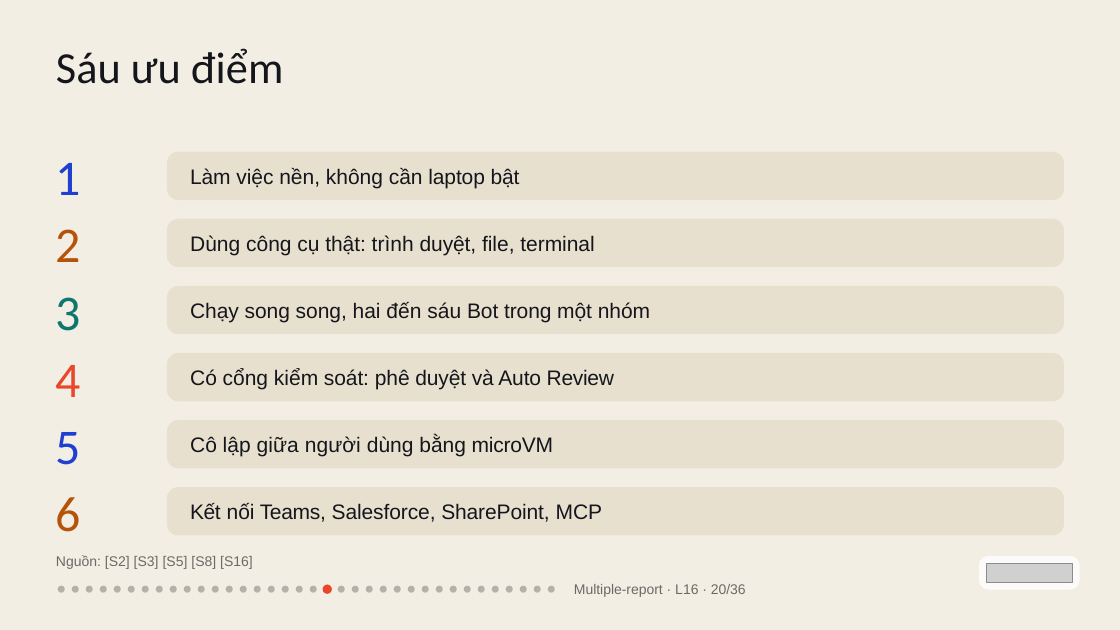
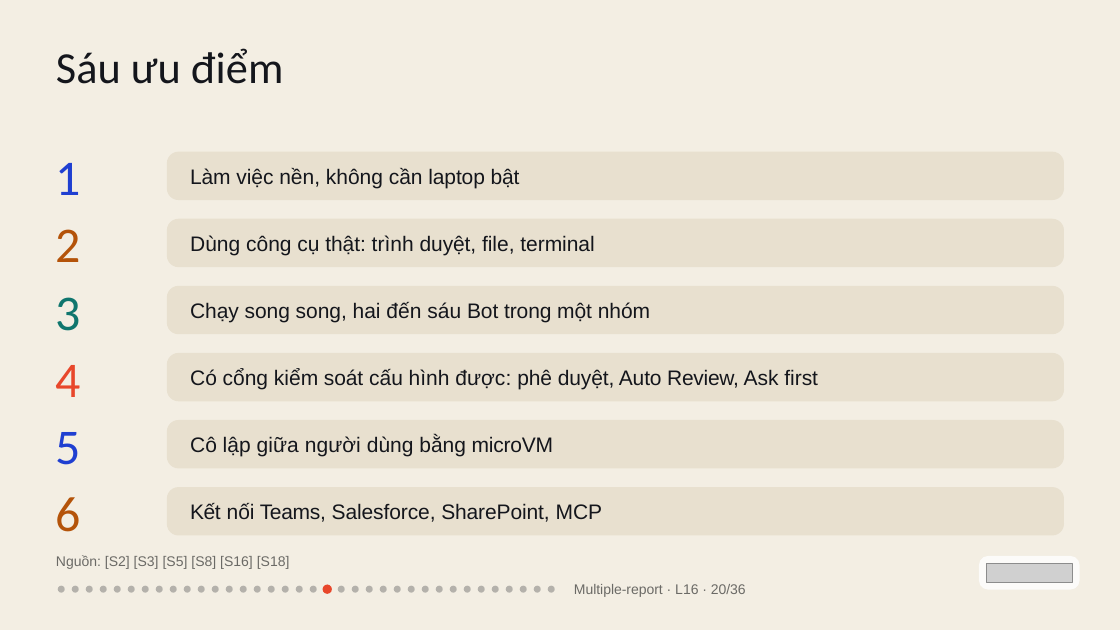
Before and after one commit to vohoailinh90/Multiple-report, a slide deck: slide 20 of lessons/L16/L16.pptx. Drawn at 1120x630 pixels with LibreOffice and Linux fonts; fonts in the diff are those of the drawing; grey boxes stand for pictures. Boxes give left, top, right and bottom in pixels: in the first picture for what was removed or moved away, otherwise in the second. Text is boxed around its words. In the diff, an @@ line names an element or a change of style, - is before the commit and + after.

```diff
--- a/lessons/L16/L16.pptx
+++ b/lessons/L16/L16.pptx
@@ text at [190, 368, 818, 389]: text changed @@
-Có cổng kiểm soát: phê duyệt và Auto Review
+Có cổng kiểm soát cấu hình được: phê duyệt, Auto Review, Ask first
@@ text at [56, 555, 290, 569]: text changed @@
-Nguồn: [S2] [S3] [S5] [S8] [S16]
+Nguồn: [S2] [S3] [S5] [S8] [S16] [S18]
```
Also in this commit, not shown: 16 other slides changed, 1 other file.
